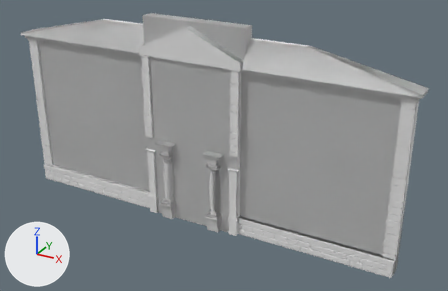
A saved change to the Blender file blender/fasada.blend.
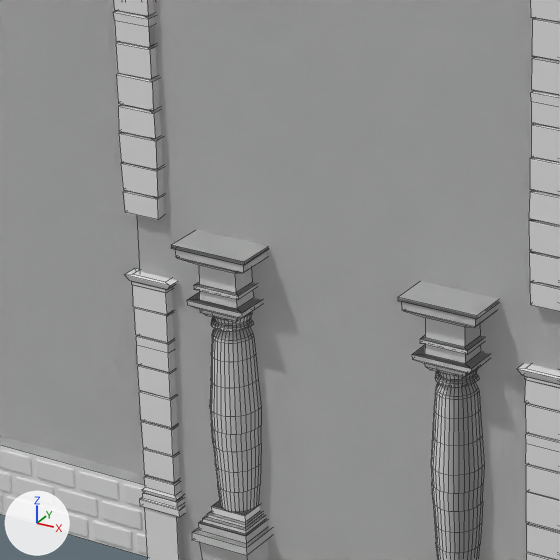
Old and new are each drawn whole from a camera (50 mm lens) standing at (40.0, -57.1, 20.3) and looking at (10.7, -3.8, -6.4) and again close up on the part from 27% to 53% of the width and 32% to 72% of the height. The lights are fixed; the arrows at lower left show +X, +Y and +Z. The first two pictures are the older version. The close-ups show mesh edges as thin lines.

The older version as bpy lines, for what is in view:
```python
me_cube_010 = bpy.data.meshes.new('Cube.010')
me_cube_010.from_pydata(...)  # a box spanning x -1.0..1.0, y -1.0..1.0, z -4.51..1.05
me_cube_017 = bpy.data.meshes.new('Cube.017')
me_cube_017.from_pydata(...)  # 1248 vertices, 1180 faces; spans x -2.1..14.7, y -1.6..1.6, z -1.1..6.8
ob_collection = bpy.data.objects.new('Collection', None)
ob_collection.location = (0.0, 0.0, 0.0)
ob_collection.instance_type = 'COLLECTION'
ob_collection.instance_collection = col_collection
ob_cube_004 = bpy.data.objects.new('Cube.004', me_cube_010)
ob_cube_004.location = (8.68, -6.9, 0.0)
ob_cube_004.scale = (5.42, 0.297, 3.25)
ob_cube_011 = bpy.data.objects.new('Cube.011', me_cube_017)
ob_cube_011.location = (5.81, -7.16, -13.33)
ob_cube_011.scale = (0.456, 0.646, 1.12)
# also in view: 'Cube' at (8.8, -5.9, -5.6); 'Cube.007' at (8.7, -6.8, -13.6); 'Cube.013' at (8.7, -6.9, -13.7)
```
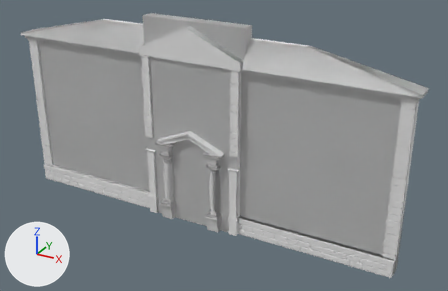
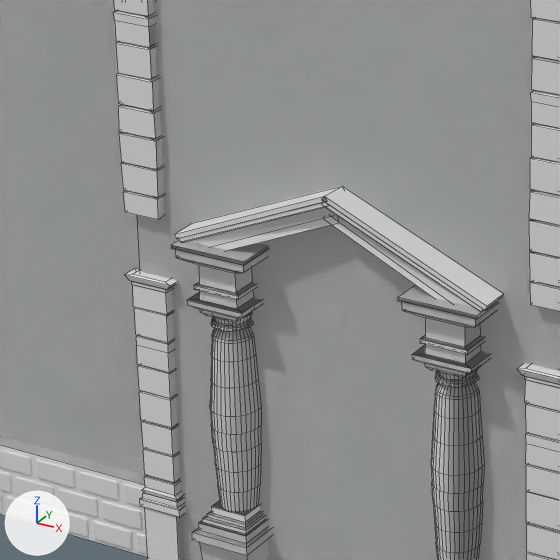
Pixel boxes (x1, y1, x2, y2) of what changed, in the close-ups (560 x 560 px):
```json
{"object": "Cube.012", "change": "added", "after": [174, 186, 503, 311]}
```

The change, as JSON lines over the scene's bpy script:
```json
{"op": "add", "block": "me_cube_002", "code": ["me_cube_002 = bpy.data.meshes.new('Cube.002')", "me_cube_002.from_pydata(...)  # 84 vertices, 80 faces; spans x -0.93..2.13, y -1.0..1.0, z -4.92..-0.08"]}
{"op": "add", "block": "ob_cube_012", "code": ["ob_cube_012 = bpy.data.objects.new('Cube.012', me_cube_002)", "ob_cube_012.location = (6.75, -7.2, -4.59)", "ob_cube_012.rotation_euler = (0.0, -0.387, 0.0)  # degrees (0, -22, 0)", "ob_cube_012.scale = (2.37, 0.713, 0.713)"]}
```
